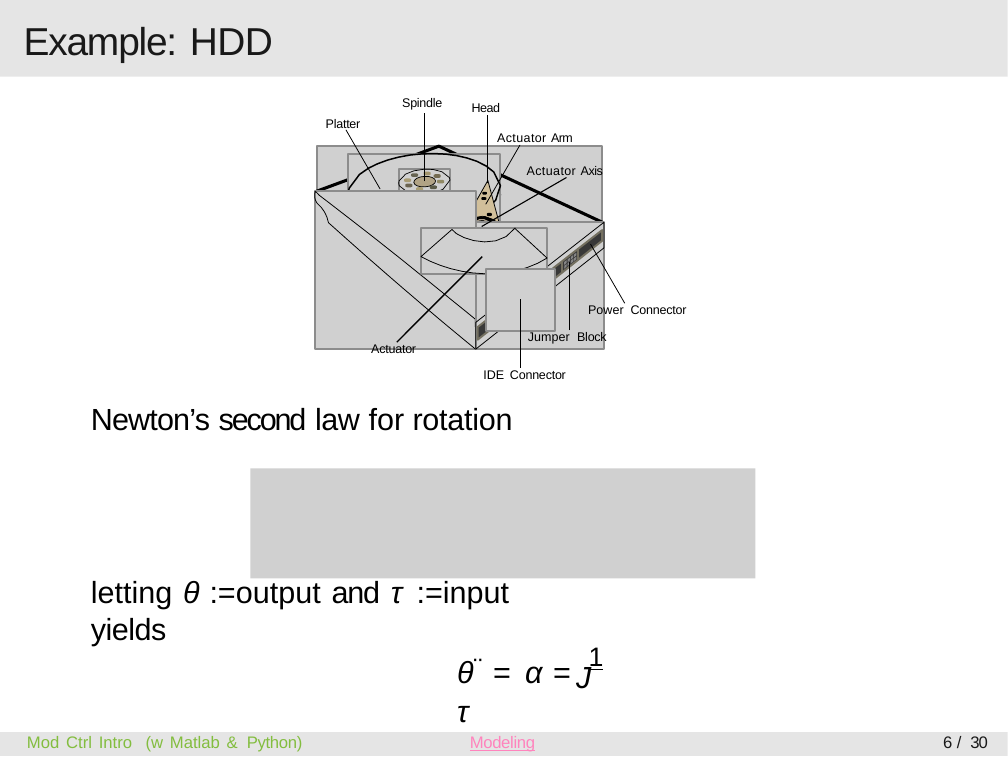
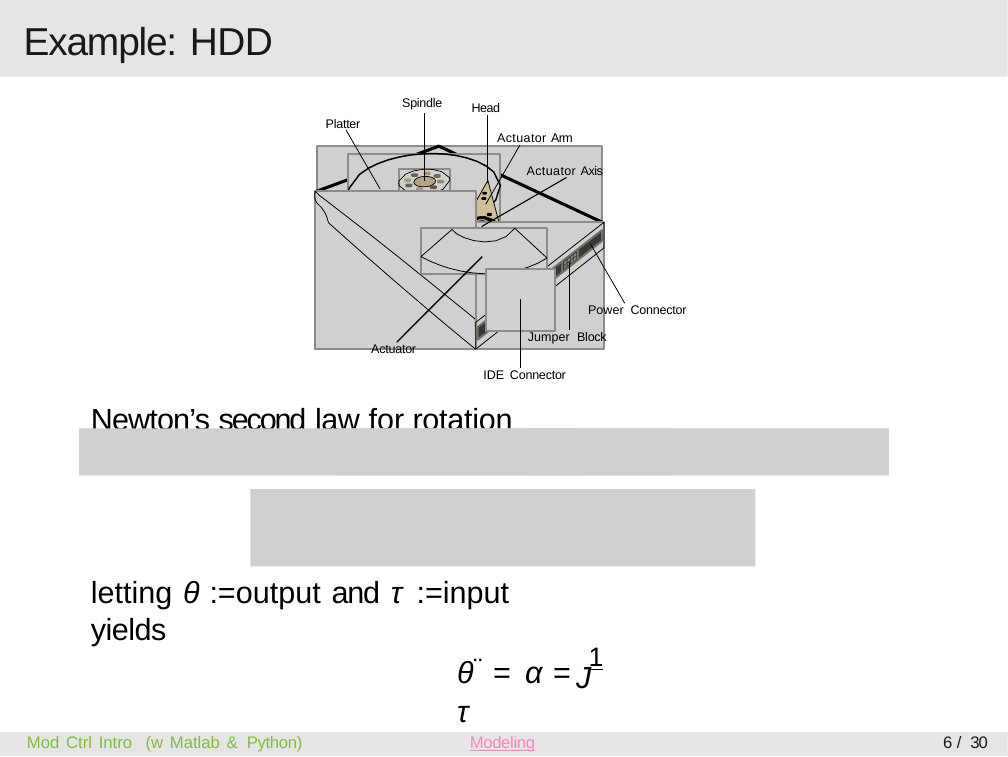
Before and after one commit to MCIMP-book/mcimp, a slide deck: slide 6 of lecture notes/from Modeling to Continuous-time LQ/02-Modeling of Dynamic Systems (imcmp-handout-light) - pub.pptx. Drawn at 1008x757 pixels with LibreOffice and Linux fonts; fonts in the diff are those of the drawing; grey boxes stand for pictures; background and template pictures are left out. Boxes give left, top, right and bottom in pixels: in the first picture for what was removed or moved away, otherwise in the second. Text is boxed around its words. In the diff, an @@ line names an element or a change of style, - is before the commit and + after.

Commit message:
add more powerpoint lectures

```diff
--- a/lecture notes/from Modeling to Continuous-time LQ/02-Modeling of Dynamic Systems (imcmp-handout-light) - pub.pptx
+++ b/lecture notes/from Modeling to Continuous-time LQ/02-Modeling of Dynamic Systems (imcmp-handout-light) - pub.pptx
@@ picture added at (80,428,584,476) @@
@@ picture added at (338,428,670,476) @@
@@ picture added at (528,428,890,476) @@
@@ picture: place and size @@
-picture at (250,468,756,578)
+picture at (250,490,756,568)
```
Also in this commit, not shown: 6 other files.
